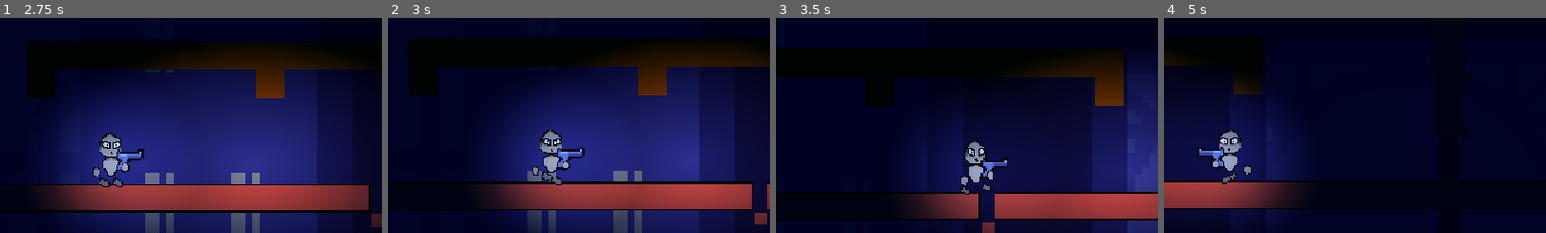
Above: before the commit, frames 1-4 (left to right).
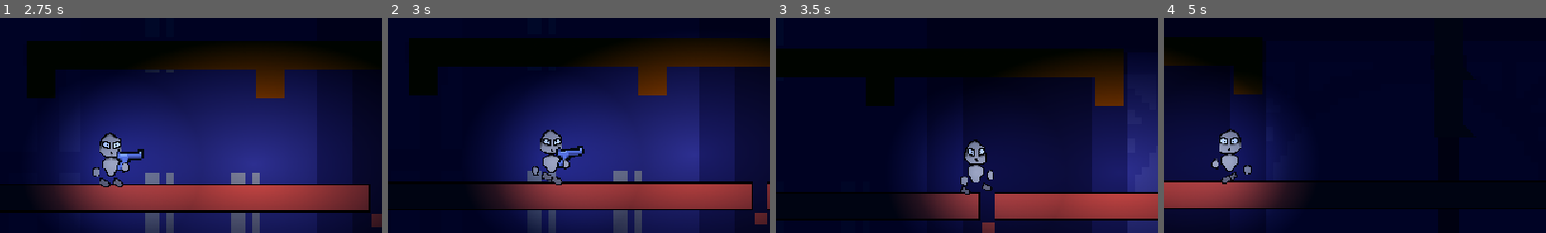
Above: after the commit, the same moments.

Repository: xNeku/godot-multiplayer-high-level
Game: Godot game, scene res://high_level_example/scenes/Menu.tscn
Two runs of this game, one before a commit and one after it. Both use one fixed random seed, a clock stepped at 60 frames per second and the inputs below.
Inputs (mouse positions are % of the whole screen's width and height, from its top left):
- Up to frame 1 (2.75 s): click (51, 41) at 0.52 s; type "12" at 0.6 s; click "Crear Partida" at 1.25 s; click "Start" at 2 s
- Up to frame 2 (3 s): hold Right (ui_right) from 2.78 s (still down); hold J (shoot) from 2.78 s (still down)
- Up to frame 3 (3.5 s): keep holding Right (ui_right); keep holding J (shoot); tap Up (ui_up) at 3.02 s; tap E (interact, bound only after the commit) at 3.05 s
- Up to frame 4 (5 s): release J (shoot) at 3.53 s; tap E (interact, bound only after the commit) at 3.6, 4.55 s; tap Up (ui_up) at 3.77 s; tap J (shoot) at 3.8 s; release Right (ui_right) at 4.28 s; hold Left (ui_left) from 4.28 s (still down); tap F (ability) at 4.35 s
The pictures show only the part of the screen within x 33-83%, y 17-67%; the shares and areas given below are measured in that part.

Frame 1 is identical in both runs. In frame 2, 0.2% of the frame differs, in the area x 44-52%, y 59-72%; in frame 3, 0.4%; in frame 4, 0.4%, in the area x 8-16%, y 60-70%.

Commit message:
Fase 1 armas: recoger/soltar (botón E), ArmaSpawner, armas sueltas, modos de disparo, recoil, fogonazo, plataforma de pruebas
Co-Authored-By: Claude Sonnet 5.5 <noreply@anthropic.com>
Claude-Session: https://claude.ai/code/session_01V8Hjh6ByoFuysguaq7Lais

Diff:
--- a/high_level_example/Weapons/Escopeta.tres
+++ b/high_level_example/Weapons/Escopeta.tres
@@ -6,10 +6,15 @@
 
 [resource]
 script = ExtResource("1_mcdms")
-name = "Escopeta"
+role_name = "Escopeta"
 texture = ExtResource("3_kjswc")
 bullet_scene = ExtResource("1_lb1cm")
-max_ammo = 200
+fire_mode = 1
+fire_rate = 0.8
+recoil_per_shot_deg = 10.0
+recoil_max_deg = 25.0
+recoil_pause = 1.0
+max_ammo = 8
 spread = 10.0
 bullet_count = 3
 metadata/_custom_type_script = "uid://1e258mb4p2cj"
--- /dev/null
+++ b/high_level_example/Weapons/Mp7.tres
@@ -0,0 +1,20 @@
+[gd_resource type="Resource" script_class="WeaponData" load_steps=4 format=3]
+
+[ext_resource type="Script" path="res://high_level_example/scripts/WeaponData.gd" id="1_wd"]
+[ext_resource type="Texture2D" uid="uid://7mquxwvns2ra" path="res://high_level_example/assets/weapons/gun.png" id="2_tex"]
+[ext_resource type="PackedScene" uid="uid://ldk5hvdqjjr" path="res://high_level_example/scenes/Bullet.tscn" id="3_bul"]
+
+[resource]
+script = ExtResource("1_wd")
+role_name = "Mp7"
+texture = ExtResource("2_tex")
+bullet_scene = ExtResource("3_bul")
+fire_mode = 0
+fire_rate = 0.07
+max_ammo = 30
+spread = 1.5
+recoil_per_shot_deg = 2.5
+recoil_max_deg = 40.0
+recoil_pause = 0.25
+recoil_recovery_deg_per_sec = 90.0
+silenced = true
--- a/high_level_example/Weapons/Pistola.tres
+++ b/high_level_example/Weapons/Pistola.tres
@@ -6,9 +6,13 @@
 
 [resource]
 script = ExtResource("1_bssik")
-name = "Pistola"
+role_name = "Pistola"
 texture = ExtResource("3_ulg63")
 bullet_scene = ExtResource("1_15l6h")
+fire_mode = 1
+recoil_per_shot_deg = 3.0
+recoil_max_deg = 15.0
+recoil_pause = 0.5
 fire_rate = 0.4
 max_ammo = 5
 metadata/_custom_type_script = "uid://1e258mb4p2cj"
--- a/high_level_example/Weapons/Sniper.tres
+++ b/high_level_example/Weapons/Sniper.tres
@@ -6,10 +6,11 @@
 
 [resource]
 script = ExtResource("1_oupe8")
-name = "Sniper"
+role_name = "Sniper"
 texture = ExtResource("3_o1pet")
 bullet_scene = ExtResource("1_g5jd0")
+fire_mode = 2
 fire_rate = 1.5
-max_ammo = 100
+max_ammo = 5
 bullet_speed = 3000.0
 metadata/_custom_type_script = "uid://1e258mb4p2cj"
--- a/high_level_example/Weapons/Tomahawk.tres
+++ b/high_level_example/Weapons/Tomahawk.tres
@@ -9,6 +9,7 @@
 role_name = "Tomahawk"
 texture = ExtResource("3_0e012")
 bullet_scene = ExtResource("1_1buhd")
+fire_mode = 1
 fire_rate = 0.6
 max_ammo = 5
 bullet_speed = 1200.0
--- /dev/null
+++ b/high_level_example/scenes/ArmaSpawner.tscn
@@ -0,0 +1,21 @@
+[gd_scene load_steps=2 format=3]
+
+[ext_resource type="Script" path="res://high_level_example/scripts/weapon_spawner.gd" id="1_spawner"]
+
+[node name="ArmaSpawner" type="Node2D" groups=["pickups"]]
+script = ExtResource("1_spawner")
+
+[node name="Sprite2D" type="Sprite2D" parent="."]
+z_index = 2
+texture_filter = 1
+position = Vector2(0, -11)
+scale = Vector2(1.2, 1.2)
+
+[node name="Etiqueta" type="Label" parent="."]
+z_index = 2
+offset_left = -40.0
+offset_top = 8.0
+offset_right = 40.0
+offset_bottom = 22.0
+theme_override_font_sizes/font_size = 8
+horizontal_alignment = 1
--- /dev/null
+++ b/high_level_example/scenes/ArmaSuelta.tscn
@@ -0,0 +1,37 @@
+[gd_scene load_steps=4 format=3]
+
+[ext_resource type="Script" path="res://high_level_example/scripts/dropped_weapon.gd" id="1_drop"]
+
+[sub_resource type="RectangleShape2D" id="RectangleShape2D_1"]
+size = Vector2(14, 8)
+
+[sub_resource type="SceneReplicationConfig" id="SceneReplicationConfig_1"]
+properties/0/path = NodePath(".:position")
+properties/0/spawn = true
+properties/0/replication_mode = 1
+properties/1/path = NodePath(".:rotation")
+properties/1/spawn = true
+properties/1/replication_mode = 1
+properties/2/path = NodePath(".:weapon_path")
+properties/2/spawn = true
+properties/2/replication_mode = 0
+properties/3/path = NodePath(".:ammo")
+properties/3/spawn = true
+properties/3/replication_mode = 0
+
+[node name="ArmaSuelta" type="RigidBody2D" groups=["pickups"]]
+collision_layer = 0
+collision_mask = 9
+lock_rotation = true
+script = ExtResource("1_drop")
+
+[node name="Sprite2D" type="Sprite2D" parent="."]
+z_index = 2
+texture_filter = 1
+scale = Vector2(1.2, 1.2)
+
+[node name="CollisionShape2D" type="CollisionShape2D" parent="."]
+shape = SubResource("RectangleShape2D_1")
+
+[node name="MultiplayerSynchronizer" type="MultiplayerSynchronizer" parent="."]
+replication_config = SubResource("SceneReplicationConfig_1")
--- a/high_level_example/scenes/MapaPruebas.tscn
+++ b/high_level_example/scenes/MapaPruebas.tscn
@@ -1,10 +1,19 @@
-[gd_scene load_steps=13 format=3]
+[gd_scene load_steps=21 format=3]
 
 [ext_resource type="Script" path="res://high_level_example/scripts/map_settings.gd" id="1_set"]
 [ext_resource type="Script" path="res://high_level_example/scripts/grid_background.gd" id="2_grid"]
 [ext_resource type="PackedScene" path="res://high_level_example/scenes/MunecoFijo.tscn" id="3_fijo"]
 [ext_resource type="PackedScene" path="res://high_level_example/scenes/MunecoCaminante.tscn" id="4_walker"]
 [ext_resource type="PackedScene" path="res://high_level_example/scenes/Interruptor.tscn" id="5_switch"]
+
+[ext_resource type="PackedScene" path="res://high_level_example/scenes/ArmaSpawner.tscn" id="6_spawner"]
+[ext_resource type="Resource" path="res://high_level_example/Weapons/Pistola.tres" id="7_pistola"]
+[ext_resource type="Resource" path="res://high_level_example/Weapons/Escopeta.tres" id="8_escopeta"]
+[ext_resource type="Resource" path="res://high_level_example/Weapons/Sniper.tres" id="9_sniper"]
+[ext_resource type="Resource" path="res://high_level_example/Weapons/Tomahawk.tres" id="10_tomahawk"]
+[ext_resource type="Resource" path="res://high_level_example/Weapons/Mp7.tres" id="11_mp7"]
+[sub_resource type="RectangleShape2D" id="Rect_P"]
+size = Vector2(500, 8)
 
 [sub_resource type="RectangleShape2D" id="Rect_1"]
 size = Vector2(2800, 40)
@@ -173,3 +182,41 @@
 
 [node name="Spawn6" type="Marker2D" parent="SpawnPoints" groups=["spawn_points"]]
 position = Vector2(1100, 476)
+
+[node name="PlataformaArmas" type="StaticBody2D" parent="Plataformas"]
+position = Vector2(1150, 344)
+collision_layer = 8
+collision_mask = 0
+
+[node name="ColorRect" type="ColorRect" parent="Plataformas/PlataformaArmas"]
+offset_left = -250.0
+offset_top = -4.0
+offset_right = 250.0
+offset_bottom = 4.0
+color = Color(0.75, 0.55, 0.3, 1)
+
+[node name="CollisionShape2D" type="CollisionShape2D" parent="Plataformas/PlataformaArmas"]
+one_way_collision = true
+shape = SubResource("Rect_P")
+
+[node name="Armas" type="Node2D" parent="."]
+
+[node name="SpawnerPistola" parent="Armas" instance=ExtResource("6_spawner")]
+position = Vector2(940, 340)
+weapon = ExtResource("7_pistola")
+
+[node name="SpawnerEscopeta" parent="Armas" instance=ExtResource("6_spawner")]
+position = Vector2(1010, 340)
+weapon = ExtResource("8_escopeta")
+
+[node name="SpawnerSniper" parent="Armas" instance=ExtResource("6_spawner")]
+position = Vector2(1080, 340)
+weapon = ExtResource("9_sniper")
+
+[node name="SpawnerTomahawk" parent="Armas" instance=ExtResource("6_spawner")]
+position = Vector2(1150, 340)
+weapon = ExtResource("10_tomahawk")
+
+[node name="SpawnerMp7" parent="Armas" instance=ExtResource("6_spawner")]
+position = Vector2(1220, 340)
+weapon = ExtResource("11_mp7")
--- a/high_level_example/scenes/TouchControls.tscn
+++ b/high_level_example/scenes/TouchControls.tscn
@@ -137,3 +137,18 @@
 text = "v"
 horizontal_alignment = 1
 vertical_alignment = 1
+
+[node name="Coger" type="TouchScreenButton" parent="."]
+position = Vector2(422, 214)
+scale = Vector2(0.9, 0.9)
+texture_normal = SubResource("GradientTexture2D_touch")
+passby_press = true
+action = "interact"
+
+[node name="Label" type="Label" parent="Coger"]
+offset_right = 64.0
+offset_bottom = 64.0
+theme_override_font_sizes/font_size = 28
+text = "E"
+horizontal_alignment = 1
+vertical_alignment = 1
--- a/high_level_example/scenes/high_level_example.tscn
+++ b/high_level_example/scenes/high_level_example.tscn
@@ -31,7 +31,7 @@
 
 
 [node name="MultiplayerSpawner" type="MultiplayerSpawner" parent="."]
-_spawnable_scenes = PackedStringArray("uid://dqp3koxevnhjm", "uid://ldk5hvdqjjr", "uid://ch6oowh2u6cep", "uid://cb8pey23ripbu", "uid://e44uojx4gye6", "uid://bqc70bgjnwbvm")
+_spawnable_scenes = PackedStringArray("uid://dqp3koxevnhjm", "uid://ldk5hvdqjjr", "uid://ch6oowh2u6cep", "uid://cb8pey23ripbu", "uid://e44uojx4gye6", "uid://bqc70bgjnwbvm", "res://high_level_example/scenes/ArmaSuelta.tscn")
 spawn_path = NodePath("../PlayerSpawnContainer")
 script = ExtResource("1_xa5q7")
 network_player = ExtResource("2_cqmdx")
--- a/high_level_example/scenes/high_level_network_player.tscn
+++ b/high_level_example/scenes/high_level_network_player.tscn
@@ -111,6 +111,13 @@
 [node name="Muzzle" type="Marker2D" parent="HandPivot"]
 position = Vector2(26, -1)
 
+[node name="Fogonazo" type="PointLight2D" parent="HandPivot/Muzzle"]
+enabled = false
+color = Color(1, 0.8, 0.45, 1)
+energy = 1.6
+texture = ExtResource("7_light")
+texture_scale = 0.35
+
 [node name="LaserSight" type="Line2D" parent="HandPivot"]
 z_index = 10
 width = 2.0
--- a/high_level_example/scripts/WeaponData.gd
+++ b/high_level_example/scripts/WeaponData.gd
@@ -1,5 +1,13 @@
 extends Resource
 class_name WeaponData
+# Un arma = un recurso .tres. Se coloca en un ArmaSpawner y se recoge en partida.
+# El archivo tiene que estar guardado en disco (la red se manda la ruta del .tres).
+
+enum FireMode {
+	AUTO,  # mantener el botón dispara en ráfaga
+	SEMI,  # un disparo por pulsación
+	BOLT,  # cerrojo: como SEMI, pensado para fire_rate largo
+}
 
 @export_group("Identidad")
 @export var role_name: String = "Arma" # Nombre del arma (ej: "Tomahawk")
@@ -7,17 +15,30 @@
 
 @export_group("Estadísticas Base")
 @export var bullet_scene: PackedScene # La escena de la bala
-@export var fire_rate: float = 0.5
-@export var max_ammo: int = 10
+@export var fire_mode: FireMode = FireMode.SEMI
+@export var fire_rate: float = 0.5 # segundos entre disparos
+@export var max_ammo: int = 10 # sin recarga: cuando se acaba, el arma queda vacía
 @export var damage: int = 1 # (Opcional si usas one-hit-kill)
 
 @export_group("Balística")
 @export var bullet_speed: float = 2000.0
 @export var spread: float = 0.0
 @export var bullet_count: int = 1
-# --- NUEVO: Rebotes base del arma ---
+# Rebotes base del arma
 @export var bounces: int = 0
 
+@export_group("Retroceso")
+# Cada disparo sube el cañón estos grados, hasta recoil_max_deg.
+@export var recoil_per_shot_deg: float = 0.0
+@export var recoil_max_deg: float = 30.0
+# Segundos sin disparar antes de que el cañón empiece a bajar
+@export var recoil_pause: float = 0.4
+# Velocidad a la que baja una vez pasada la pausa
+@export var recoil_recovery_deg_per_sec: float = 60.0
+
+@export_group("Luz y sonido")
+# Las armas sin silenciador sueltan un fogonazo de luz que delata tu posición
+@export var silenced: bool = false
+
 @export_group("Especiales")
-# ESTA ES LA NUEVA VARIABLE PARA EL NINJA
 @export var return_ammo_on_kill: bool = false
--- /dev/null
+++ b/high_level_example/scripts/dropped_weapon.gd
@@ -0,0 +1,35 @@
+extends RigidBody2D
+# Arma soltada (o dejada al morir). El servidor la simula, el resto la recibe por red.
+# No regenera nada: solo desaparece al cogerla o pasado lifetime.
+
+@export var weapon_path: String = ""
+@export var ammo: int = 0
+@export var lifetime: float = 60.0
+
+var weapon: WeaponData
+var _available: bool = true
+
+
+func _ready() -> void:
+	if weapon_path != "":
+		weapon = load(weapon_path)
+		$Sprite2D.texture = weapon.texture
+	# Los clientes solo siguen la posición que manda el servidor
+	freeze = not multiplayer.is_server()
+	if multiplayer.is_server():
+		get_tree().create_timer(lifetime).timeout.connect(queue_free)
+
+
+func is_available() -> bool:
+	return _available and weapon != null
+
+
+func get_weapon() -> WeaponData:
+	return weapon
+
+
+func take() -> void:
+	if not multiplayer.is_server() or not _available:
+		return
+	_available = false
+	queue_free()
--- a/high_level_example/scripts/high_level_network_player.gd
+++ b/high_level_example/scripts/high_level_network_player.gd
@@ -29,8 +29,10 @@
 @export_group("Arma")
 # Arma con la que se empieza y con la que se reaparece.
 @export var default_weapon: WeaponData
-# Mientras no haya recogida de munición, el arma no se queda sin balas.
-@export var debug_unlimited_ammo: bool = true
+# Para pruebas: ninguna arma gasta munición. (El arma inicial ya es infinita.)
+@export var debug_unlimited_ammo: bool = false
+# A qué distancia se puede coger un arma con el botón de interactuar
+@export var interact_range: float = 36.0
 
 @export_group("Pruebas (habilidad y objeto lanzable)")
 @export_enum("NONE", "DASH", "RICOCHET") var ability_type: String = "NONE"
@@ -42,12 +44,15 @@
 @export var throw_force: float = 800.0
 
 var current_weapon_data: WeaponData
+# Balas que quedan. -1 = infinitas (arma inicial). Sin recarga: a 0 el arma queda vacía.
 var current_ammo: int = 0
 var next_shot_bounces: bool = false
 var is_aiming_laser: bool = false
 var facing: int = 1 # 1 = derecha, -1 = izquierda
 var aim_angle: float = 0.0 # radianes, ángulo global del disparo
 var _aim_up: float = 0.0 # cuánto ha subido el arma (0 = recto)
+var _recoil: float = 0.0 # retroceso acumulado (radianes hacia arriba)
+var _recoil_recover_at_msec: int = 0
 
 # Cooldowns por marca de tiempo (más barato que crear un timer por disparo)
 var _next_shot_msec: int = 0
@@ -64,6 +69,9 @@
 @onready var camera: Camera2D = $Camera2D
 @onready var weapon_sprite: Sprite2D = $HandPivot/Sprite2D
 @onready var laser_sight: Line2D = $HandPivot/LaserSight
+@onready var muzzle_flash: PointLight2D = $HandPivot/Muzzle/Fogonazo
+
+const DROPPED_WEAPON_SCENE: PackedScene = preload("res://high_level_example/scenes/ArmaSuelta.tscn")
 
 
 func _enter_tree() -> void:
@@ -86,7 +94,7 @@
 		set_physics_process(false)
 
 	if default_weapon:
-		equip_weapon(default_weapon)
+		equip_weapon(default_weapon, -1)
 
 
 func _physics_process(delta: float) -> void:
@@ -121,8 +129,13 @@
 
 	update_aiming(delta)
 
-	if Input.is_action_pressed("shoot"):
-		shoot()
+	if current_weapon_data:
+		var auto: bool = current_weapon_data.fire_mode == WeaponData.FireMode.AUTO
+		var trigger: bool = Input.is_action_pressed("shoot") if auto else Input.is_action_just_pressed("shoot")
+		if trigger:
+			shoot()
+	if Input.is_action_just_pressed("interact"):
+		request_interact.rpc_id(1)
 	if Input.is_action_just_pressed("ability"):
 		use_ability()
 	if Input.is_action_just_pressed("throw"):
@@ -151,18 +164,31 @@
 	var target: float = deg_to_rad(aim_up_max_deg) if want_up else 0.0
 	_aim_up = move_toward(_aim_up, target, deg_to_rad(aim_rotation_speed_deg) * delta)
 
-	aim_angle = Vector2(facing * cos(_aim_up), -sin(_aim_up)).angle()
+	# El retroceso baja solo cuando pasa la pausa sin disparar
+	if _recoil > 0.0:
+		if current_weapon_data == null:
+			_recoil = 0.0
+		elif Time.get_ticks_msec() >= _recoil_recover_at_msec:
+			_recoil = move_toward(_recoil, 0.0, deg_to_rad(current_weapon_data.recoil_recovery_deg_per_sec) * delta)
+
+	var up_total: float = clampf(_aim_up + _recoil, 0.0, deg_to_rad(90.0))
+	aim_angle = Vector2(facing * cos(up_total), -sin(up_total)).angle()
 
 	hand_pivot.global_rotation = aim_angle
 	visual.set_facing(facing)
 	hand_pivot.scale.y = -1 if facing < 0 else 1
 
 
-func equip_weapon(new_weapon: WeaponData) -> void:
+# ammo: -2 = cargador lleno, -1 = infinita, otro valor = esa cantidad
+func equip_weapon(new_weapon: WeaponData, ammo: int = -2) -> void:
+	_recoil = 0.0
 	current_weapon_data = new_weapon
-	current_ammo = new_weapon.max_ammo
-	if new_weapon.texture:
-		weapon_sprite.texture = new_weapon.texture
+	if new_weapon == null:
+		current_ammo = 0
+		weapon_sprite.texture = null
+		return
+	current_ammo = new_weapon.max_ammo if ammo == -2 else ammo
+	weapon_sprite.texture = new_weapon.texture
 
 
 # --- HABILIDAD DE PRUEBA ---
@@ -193,11 +219,11 @@
 	var now: int = Time.get_ticks_msec()
 	if now < _next_shot_msec:
 		return
-	if current_ammo <= 0 and not debug_unlimited_ammo:
+	if current_ammo == 0 and not debug_unlimited_ammo:
 		return
 
 	_next_shot_msec = now + int(current_weapon_data.fire_rate * 1000.0)
-	if not debug_unlimited_ammo:
+	if current_ammo > 0 and not debug_unlimited_ammo:
 		current_ammo -= 1
 
 	var total_bounces: int = current_weapon_data.bounces
@@ -220,6 +246,11 @@
 		total_bounces
 	)
 
+	# El disparo sale con el ángulo actual; el retroceso afecta al siguiente
+	if current_weapon_data.recoil_per_shot_deg > 0.0:
+		_recoil = minf(_recoil + deg_to_rad(current_weapon_data.recoil_per_shot_deg), deg_to_rad(current_weapon_data.recoil_max_deg))
+		_recoil_recover_at_msec = now + int(current_weapon_data.recoil_pause * 1000.0)
+
 
 func update_laser_trajectory() -> void:
 	laser_sight.clear_points()
@@ -262,6 +293,12 @@
 	# El tirador es el dueño de este nodo (su nombre es su id de red)
 	var shooter: int = name.to_int()
 
+	# La copia del servidor también cuenta la munición (el dueño ya descontó la suya)
+	if not is_multiplayer_authority() and current_ammo > 0:
+		current_ammo -= 1
+	if not current_weapon_data.silenced:
+		_fire_flash.rpc()
+
 	for _i in count:
 		var bullet = current_weapon_data.bullet_scene.instantiate()
 		get_parent().add_child(bullet, true)
@@ -277,6 +314,70 @@
 		if "bounces" in bullet: bullet.bounces = bounces_amount
 
 
+@rpc("any_peer", "call_local", "unreliable")
+func _fire_flash() -> void:
+	muzzle_flash.enabled = true
+	await get_tree().create_timer(0.06).timeout
+	muzzle_flash.enabled = false
+
+
+# --- RECOGER Y SOLTAR ARMAS ---
+
+# Lo pide el dueño con el botón de interactuar; decide el servidor.
+# Si hay un arma cerca la coge (y suelta la que llevaba); si no, suelta la que lleva.
+@rpc("any_peer", "call_local", "reliable")
+func request_interact() -> void:
+	if not multiplayer.is_server():
+		return
+	var sender: int = multiplayer.get_remote_sender_id()
+	if sender != 0 and sender != name.to_int():
+		return
+
+	var best: Node2D = null
+	var best_dist: float = interact_range
+	for pickup in get_tree().get_nodes_in_group("pickups"):
+		if not pickup.is_available():
+			continue
+		var d: float = global_position.distance_to(pickup.global_position)
+		if d < best_dist:
+			best = pickup
+			best_dist = d
+
+	if best:
+		var data: WeaponData = best.get_weapon()
+		var ammo: int = best.ammo
+		best.take()
+		_drop_current_weapon(Vector2(randf_range(-40.0, 40.0), -120.0))
+		equip_rpc.rpc(data.resource_path, ammo)
+	elif current_weapon_data:
+		_drop_current_weapon(Vector2(facing * 140.0, -140.0))
+		equip_rpc.rpc("", 0)
+
+
+# path vacío = quedarse sin arma
+@rpc("any_peer", "call_local", "reliable")
+func equip_rpc(path: String, ammo: int) -> void:
+	var sender: int = multiplayer.get_remote_sender_id()
+	if sender != 0 and sender != 1:
+		return
+	if path == "":
+		equip_weapon(null)
+	else:
+		equip_weapon(load(path), ammo)
+
+
+# Solo servidor: deja en el suelo el arma que lleva (el arma inicial, infinita, se descarta)
+func _drop_current_weapon(toss: Vector2) -> void:
+	if current_weapon_data == null or current_ammo == -1:
+		return
+	var drop := DROPPED_WEAPON_SCENE.instantiate()
+	drop.weapon_path = current_weapon_data.resource_path
+	drop.ammo = current_ammo
+	get_parent().add_child(drop, true)
+	drop.global_position = global_position + Vector2(0, -6)
+	drop.linear_velocity = toss
+
+
 # --- DAÑO Y VICTORIA ---
 
 func hit(shooter_id: int, ammo_back: bool = false, _damage_amount: int = 1) -> void:
@@ -284,6 +385,7 @@
 		return
 
 	var current_points: int = GameManager.add_point(shooter_id)
+	_drop_current_weapon(Vector2(randf_range(-80.0, 80.0), -200.0))
 
 	# Armas que devuelven munición al matar (Tomahawk)
 	if ammo_back:
@@ -301,7 +403,7 @@
 func respawn_rpc() -> void:
 	# Al reaparecer se vuelve al arma por defecto con la munición llena
 	if default_weapon:
-		equip_weapon(default_weapon)
+		equip_weapon(default_weapon, -1)
 	next_shot_bounces = false
 
 	if is_multiplayer_authority():
--- /dev/null
+++ b/high_level_example/scripts/weapon_spawner.gd
@@ -0,0 +1,61 @@
+extends Node2D
+# Punto del mapa donde aparece un arma (flota como un puntito).
+# Al cogerla, vuelve a aparecer en este mismo sitio tras respawn_time segundos.
+# Para cambiar el arma: arrastra otro .tres al campo "Weapon" en el inspector.
+
+@export var weapon: WeaponData
+@export var respawn_time: float = 5.0
+@export var show_label: bool = true
+@export var float_height: float = 2.5
+
+var _available: bool = true
+var _phase: float = 0.0
+
+@onready var sprite: Sprite2D = $Sprite2D
+@onready var label: Label = $Etiqueta
+
+# Los jugadores leen esto igual que de un arma suelta
+var ammo: int:
+	get: return weapon.max_ammo if weapon else 0
+
+
+func _ready() -> void:
+	_phase = randf() * TAU
+	if weapon:
+		sprite.texture = weapon.texture
+		label.text = weapon.role_name
+	label.visible = show_label
+
+
+func _process(_delta: float) -> void:
+	sprite.position.y = -11.0 + sin(Time.get_ticks_msec() / 1000.0 * 2.5 + _phase) * float_height
+
+
+func _draw() -> void:
+	var c := Color(1, 1, 1, 0.85) if _available else Color(1, 1, 1, 0.2)
+	draw_circle(Vector2(0, 2), 2.5, c)
+	draw_arc(Vector2(0, 2), 5.0, 0.0, TAU, 20, Color(c, c.a * 0.5), 1.0)
+
+
+func is_available() -> bool:
+	return _available and weapon != null
+
+
+func get_weapon() -> WeaponData:
+	return weapon
+
+
+# Solo el servidor (lo llama el jugador que interactúa)
+func take() -> void:
+	if not multiplayer.is_server() or not _available:
+		return
+	_set_available.rpc(false)
+	await get_tree().create_timer(respawn_time).timeout
+	_set_available.rpc(true)
+
+
+@rpc("authority", "call_local", "reliable")
+func _set_available(value: bool) -> void:
+	_available = value
+	sprite.visible = value
+	queue_redraw()
--- a/project.godot
+++ b/project.godot
@@ -92,6 +92,12 @@
 , Object(InputEventJoypadButton,"resource_local_to_scene":false,"resource_name":"","device":0,"button_index":1,"pressure":0.0,"pressed":false,"script":null)
 ]
 }
+interact={
+"deadzone": 0.2,
+"events": [Object(InputEventKey,"resource_local_to_scene":false,"resource_name":"","device":-1,"window_id":0,"alt_pressed":false,"shift_pressed":false,"ctrl_pressed":false,"meta_pressed":false,"pressed":false,"keycode":0,"physical_keycode":69,"key_label":0,"unicode":101,"location":0,"echo":false,"script":null)
+, Object(InputEventJoypadButton,"resource_local_to_scene":false,"resource_name":"","device":0,"button_index":10,"pressure":0.0,"pressed":false,"script":null)
+]
+}
 
 [layer_names]
 
